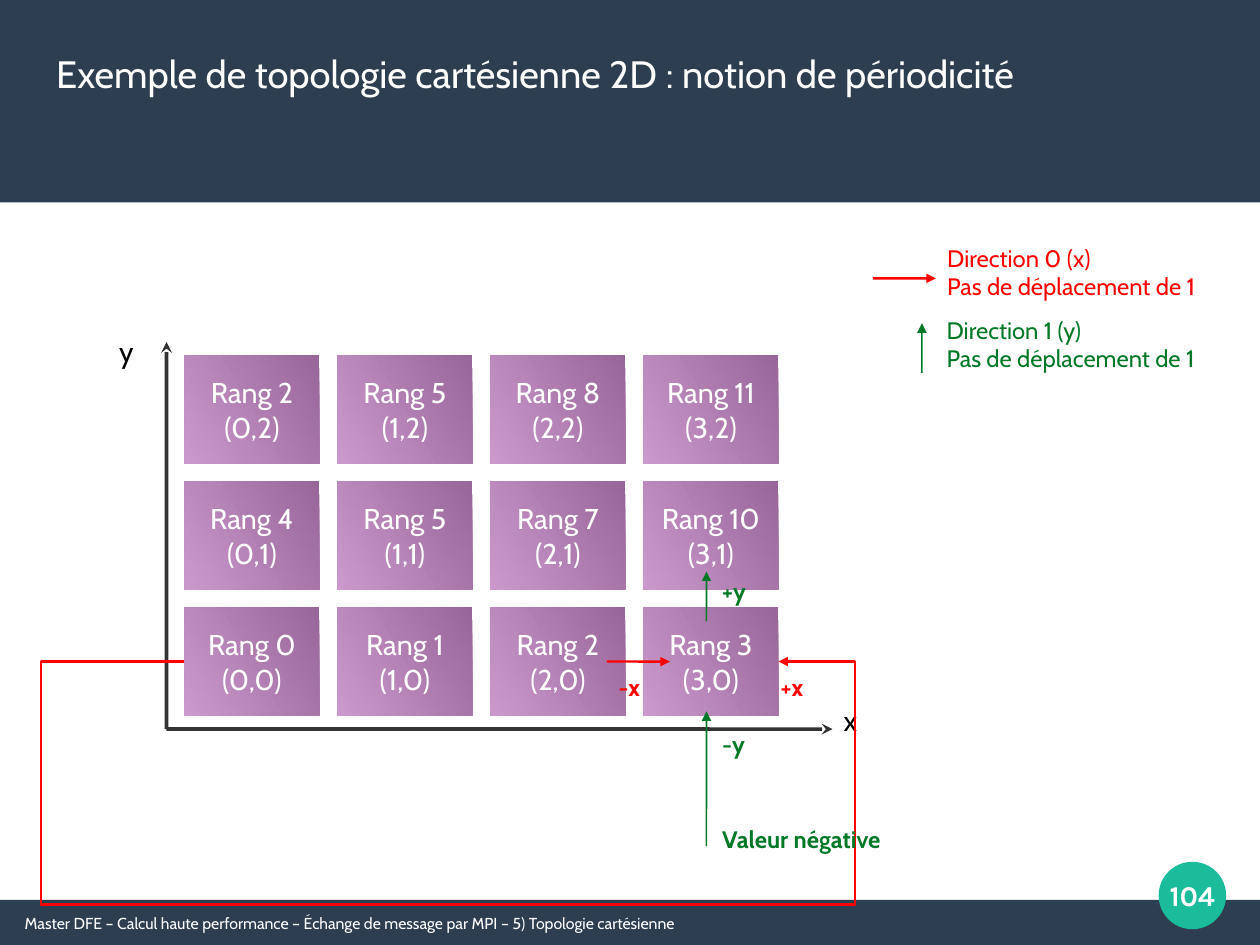
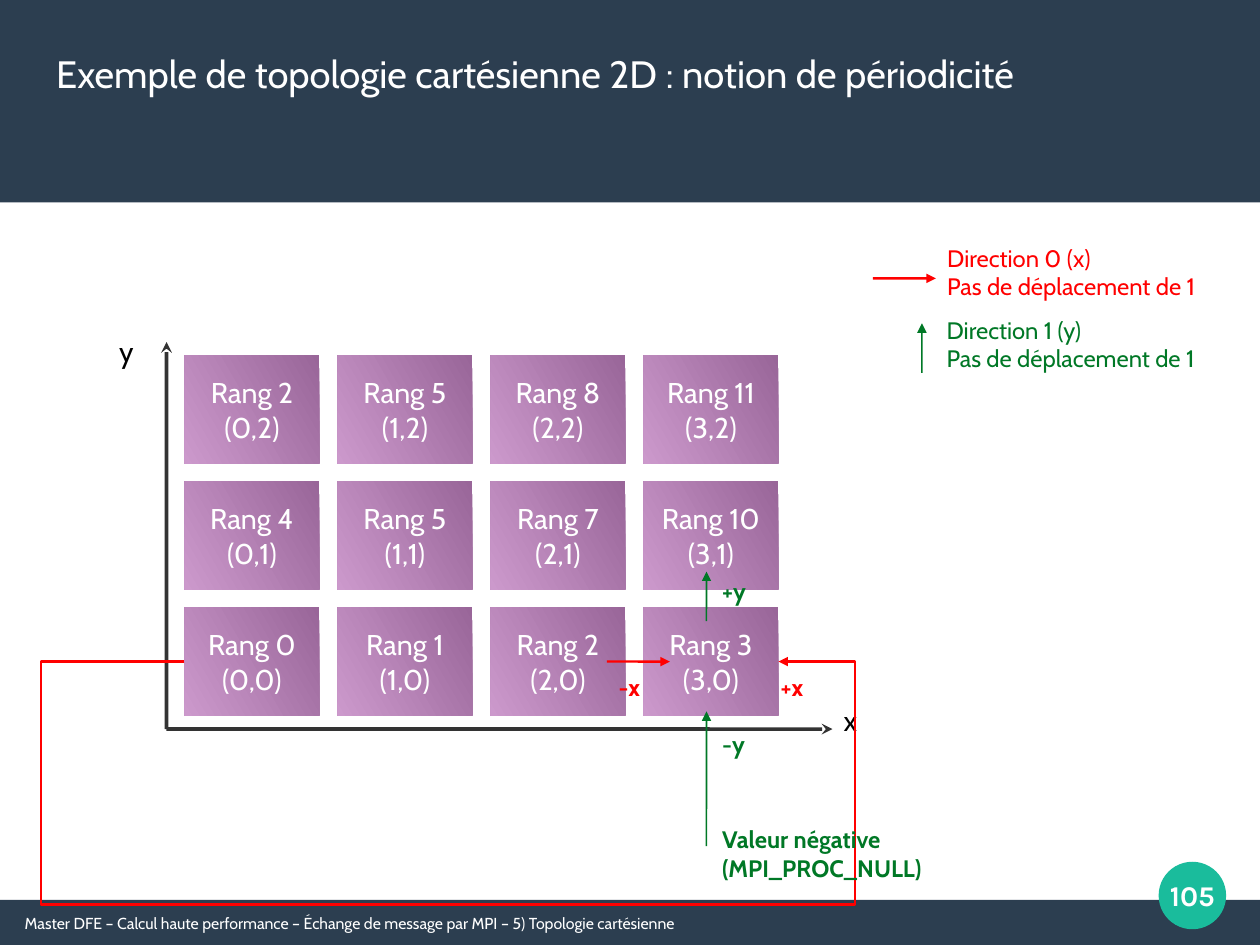
Before and after one commit to Maison-de-la-Simulation/HPC-DFE-Paris-Saclay, a slide deck: slide 105 of support/MPI.odp (slide 104 before the commit). Drawn at 1260x945 pixels with LibreOffice and Linux fonts; fonts in the diff are those of the drawing. Boxes give left, top, right and bottom in pixels: in the first picture for what was removed or moved away, otherwise in the second. Text is boxed around its words. In the diff, an @@ line names an element or a change of style, - is before the commit and + after.

```diff
--- a/support/MPI.odp
+++ b/support/MPI.odp
@@ text at (722, 828, 921, 883): text changed @@
-Valeur négative
+Valeur négative (MPI_PROC_NULL)
@@ page number at (1170, 887, 1215, 907): text changed @@
-104
+105
```
Also in this commit, not shown: 9 other slides changed, 1 slide added, 1 other file.
